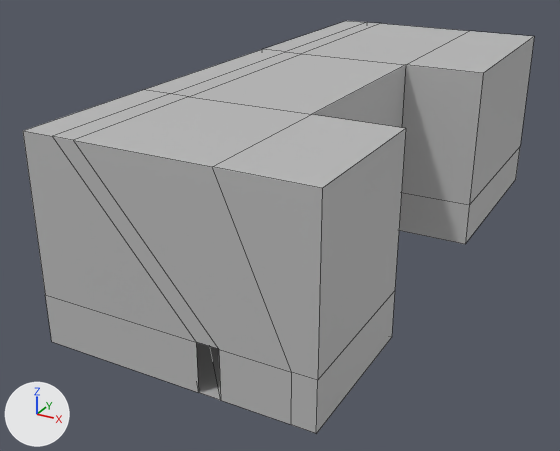
The FBX model Assets/Environment/SM_Room_Factory.fbx, before and after one commit.
The view is the same before and after, from a 50 mm camera at (1.3, -49.5, 17.7) aimed at (-16.4, -17.3, 1.6). Every picture has the same lights, and +X, +Y and +Z are marked at lower left. Mesh edges are drawn as thin lines. Where no turn or scale is listed for an object, it has been applied to the vertices.

Names of what the first picture shows: 'SM_Room_Factory'.
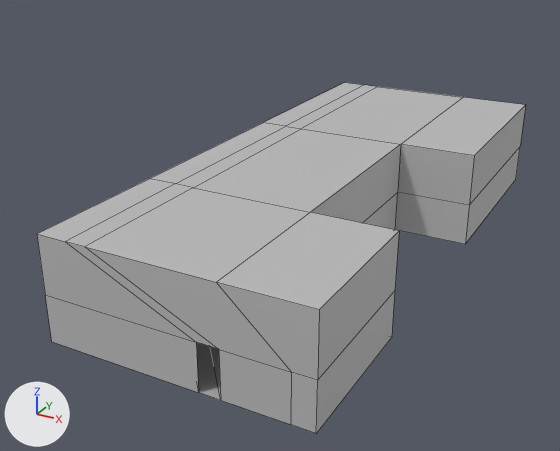
What the commit changed:
me_mesh has 56 vertices, 52 faces and spans x -2.0..10.5, y -29.5..0.0, z 0.0..9.3.
me_mesh is used by ob_sm_room_factory; location (-18.71, 0.0, 0.0).
me_mesh part 1: all 20 vertices in x -2.0..10.5, y -29.5..0.0, z 9.2..9.3 are moved by (0.0, 0.0, -4.3).

Boxes (x1, y1, x2, y2) around the edits, measured in the pictures (560 x 451 px; the box of a moved part takes in the faces that stretch with it):
'SM_Room_Factory', reshaped (15% shorter): before (23, 21, 534, 433); after (37, 83, 526, 433)
part 1 of me_mesh, moved or reshaped: before (23, 21, 534, 372); after (37, 83, 526, 372)
